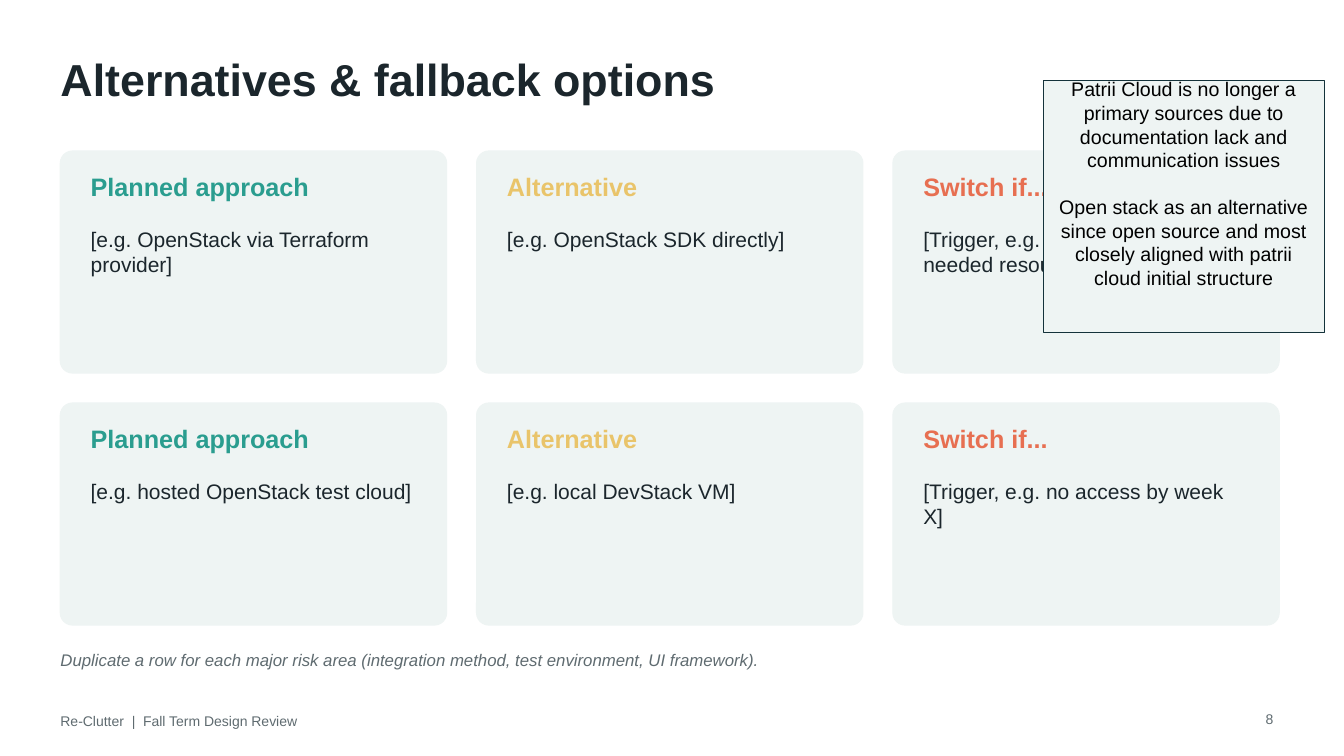
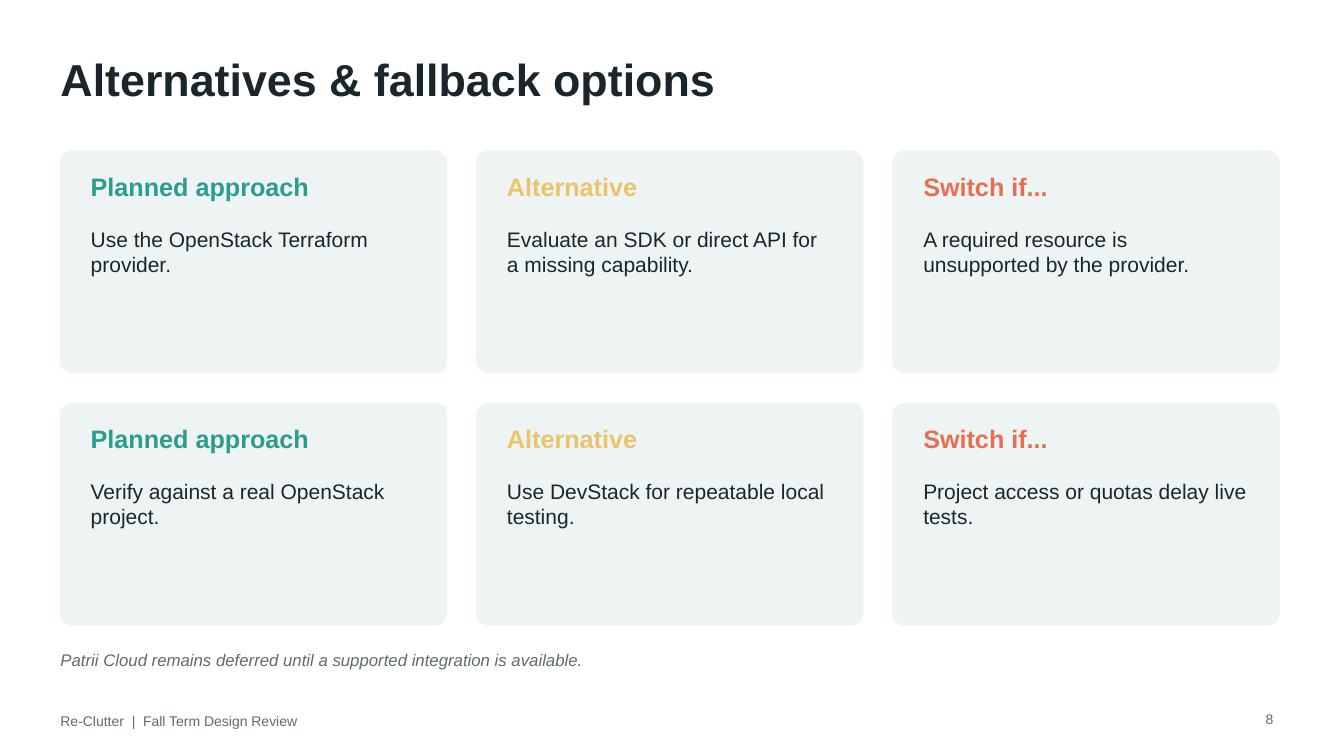
Before and after one commit to Alberta2514640/clutter, a slide deck: slide 8 of deliverables/Re-Clutter_Fall_Design_Review_Software.pptx. Drawn at 1344x756 pixels with LibreOffice and Linux fonts; fonts in the diff are those of the drawing. Boxes give left, top, right and bottom in pixels: in the first picture for what was removed or moved away, otherwise in the second. Text is boxed around its words. In the diff, an @@ line names an element or a change of style, - is before the commit and + after.

```diff
--- a/deliverables/Re-Clutter_Fall_Design_Review_Software.pptx
+++ b/deliverables/Re-Clutter_Fall_Design_Review_Software.pptx
@@ rectangle removed at [1044, 81, 1325, 333] @@
-Patrii Cloud is no longer a primary sources due to documentation lack and communication issues
-Open stack as an alternative since open source and most closely aligned with patrii cloud initial structure
@@ text at [91, 231, 368, 277]: text changed @@
-[e.g. OpenStack via Terraform provider]
+Use the OpenStack Terraform provider.
@@ text at [507, 231, 817, 277]: text changed @@
-[e.g. OpenStack SDK directly]
+Evaluate an SDK or direct API for a missing capability.
@@ text at [923, 231, 1189, 277]: text changed @@
-[Trigger, e.g. provider lacks a needed resource]
+A required resource is unsupported by the provider.
@@ text at [91, 483, 385, 529]: text changed @@
-[e.g. hosted OpenStack test cloud]
+Verify against a real OpenStack project.
@@ text at [507, 483, 824, 529]: text changed @@
-[e.g. local DevStack VM]
+Use DevStack for repeatable local testing.
@@ text at [923, 483, 1246, 524]: text changed @@
-[Trigger, e.g. no access by week X]
+Project access or quotas delay live tests.
@@ text at [60, 654, 582, 670]: text changed @@
-Duplicate a row for each major risk area (integration method, test environment, UI framework).
+Patrii Cloud remains deferred until a supported integration is available.
```
Also in this commit, not shown: 13 other slides changed, 1 slide added, 1 slide removed.
